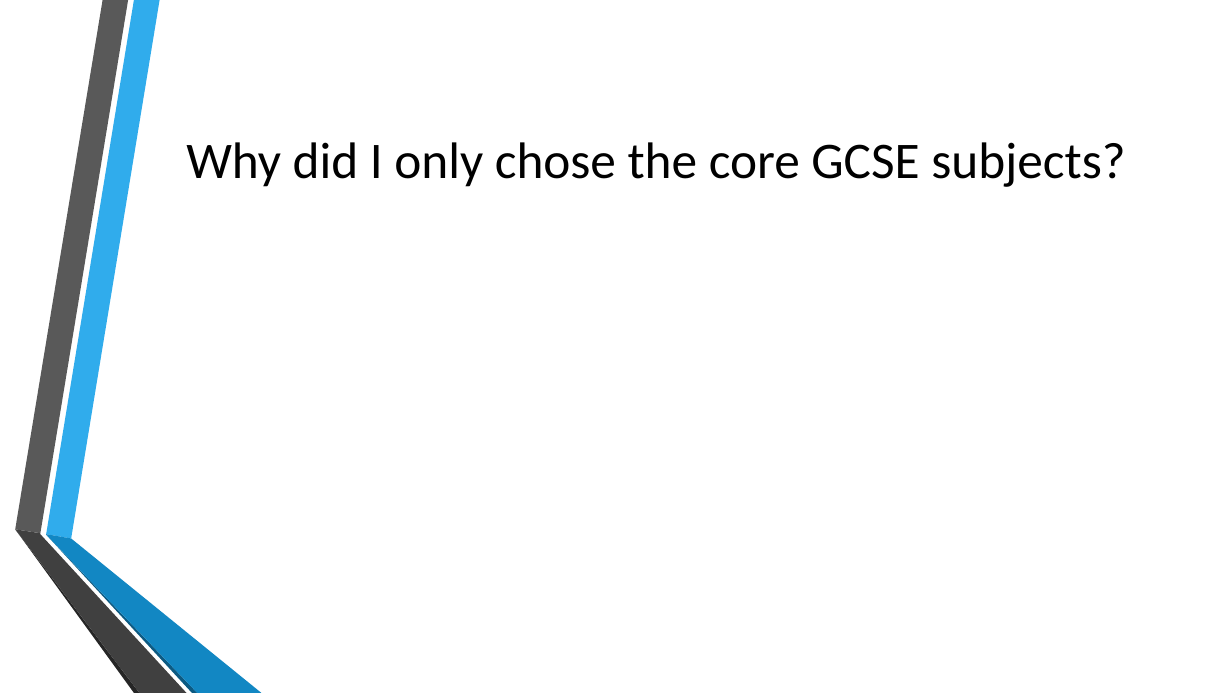
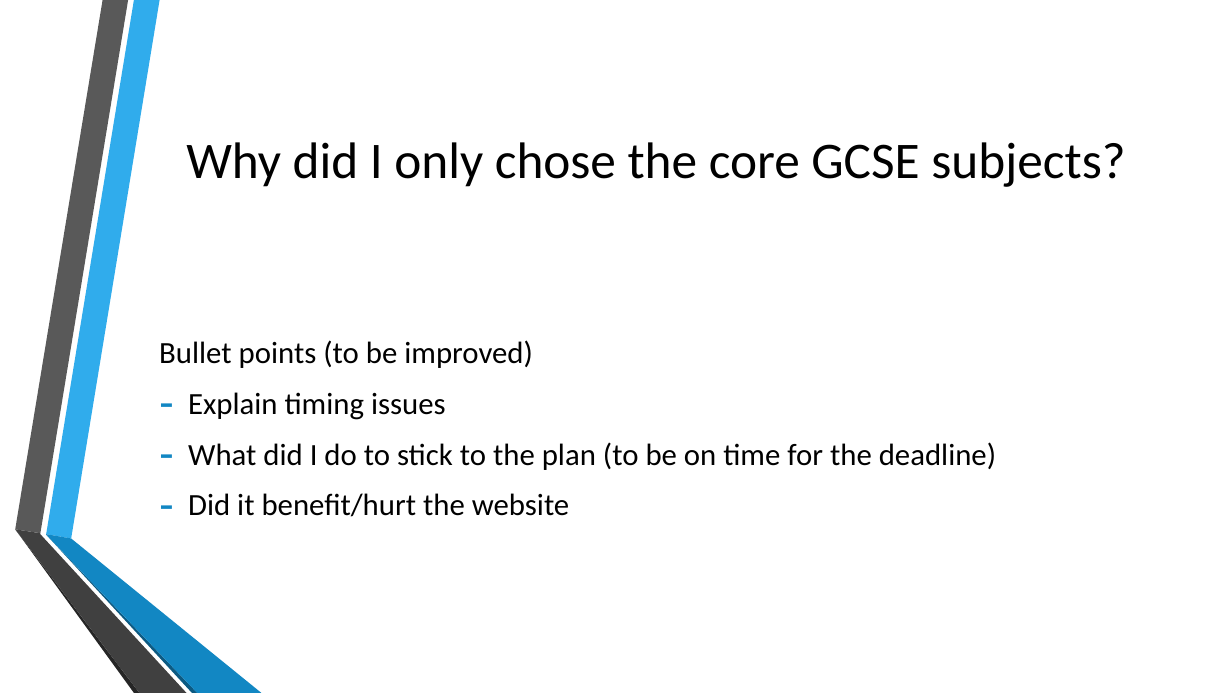
Before and after one commit to estebanlv/EPQ-Website-Project, a slide deck: slide 15 of Documents/Official Documents/Development Presentation.pptx. Drawn at 1232x693 pixels with LibreOffice and Linux fonts; fonts in the diff are those of the drawing; background and template pictures are left out. Boxes give left, top, right and bottom in pixels: in the first picture for what was removed or moved away, otherwise in the second. Text is boxed around its words. In the diff, an @@ line names an element or a change of style, - is before the commit and + after.

```diff
--- a/Documents/Official Documents/Development Presentation.pptx
+++ b/Documents/Official Documents/Development Presentation.pptx
@@ text added at [159,340,996,517], 24 pt, text #000000 @@
+Bullet points (to be improved)
+– Explain timing issues
+– What did I do to stick to the plan (to be on time for the deadline)
+– Did it benefit/hurt the website
```
Also in this commit, not shown: 7 other slides changed, 2 slides added, 1 slide removed.
